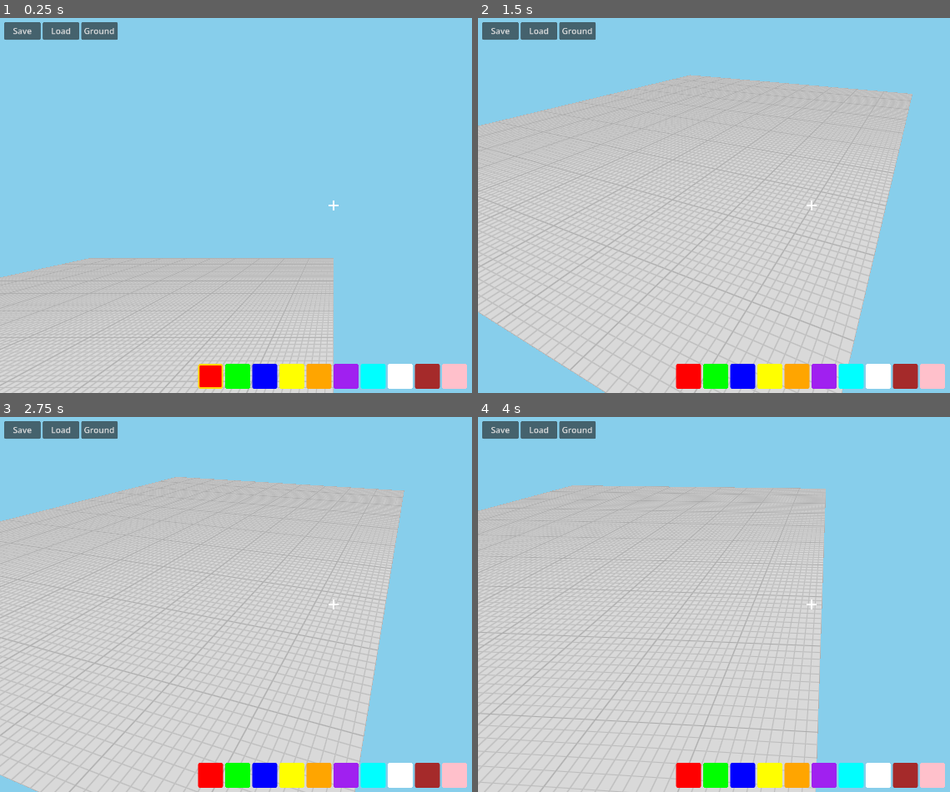
Above: before the commit, frames 1-4 (two rows, left to right).
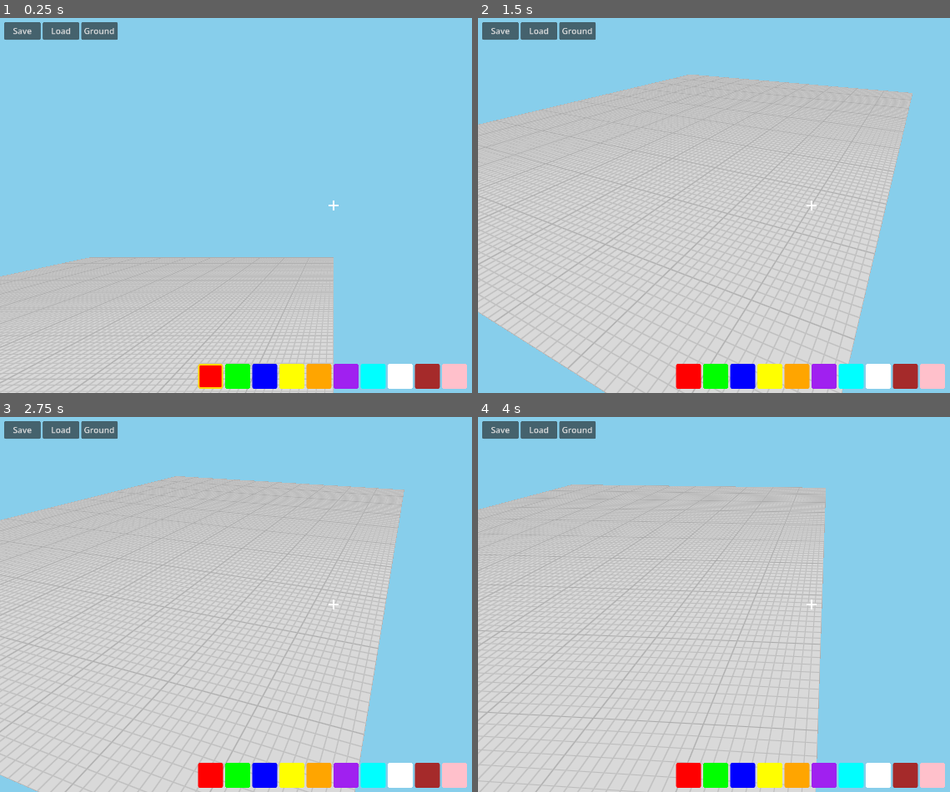
Above: after the commit, the same moments.

Repository: shbshc/building-game
Game: Godot game, scene res://scenes/main.tscn
Two runs of this game, one before a commit and one after it. Both use one fixed random seed, a clock stepped at 60 frames per second and the inputs below.
Inputs (mouse positions are in pixels of both pictures, inside the frame that each line leads up to):
- Up to frame 1 (0.25 s): no input
- Up to frame 2 (1.5 s): click (690, 378) at 0.5 s; click (714, 378) at 1.25 s
- Up to frame 3 (2.75 s): click (264, 777) at 2 s
- Up to frame 4 (4 s): click (770, 777) at 2.75 s; click (798, 777) at 3.5 s

The runs differ from the first frame. In frame 1, 2.3% of the frame differs, in the area x 0-71%, y 63-100%; in frame 2, 6.7%; in frame 3, 7.0%, in the area x 0-86%, y 15-100%; in frame 4, 6.5%.

Commit message:
fix: space just_pressed consumed by double-tap check, now shared with jump; jump_velocity=18

Diff:
--- a/scenes/main.tscn
+++ b/scenes/main.tscn
@@ -40,7 +40,7 @@
 shape = SubResource("player_shape")
 
 [node name="Camera3D" type="Camera3D" parent="CameraRig"]
-transform = Transform3D(1, 0, 0, 0, 1, 0, 0, 0, 1, 0, 1.1, 0)
+transform = Transform3D(1, 0, 0, 0, 1, 0, 0, 0, 1, 0, 0.8, 0)
 fov = 75.0
 fov = 75.0
 
--- a/scripts/camera_rig.gd
+++ b/scripts/camera_rig.gd
@@ -1,7 +1,7 @@
 extends CharacterBody3D
 
 @export var move_speed := 10.0
-@export var jump_velocity := 13.5
+@export var jump_velocity := 18.0
 @export var mouse_sensitivity := 0.002
 @export var min_pitch := -89.0
 @export var max_pitch := 89.0
@@ -32,7 +32,8 @@
 		_toggle_mouse()
 
 	if mouse_captured:
-		if Input.is_action_just_pressed("move_up"):
+		var space_just = Input.is_action_just_pressed("move_up")
+		if space_just:
 			var now = Time.get_ticks_msec() / 1000.0
 			if now - last_space_time < DOUBLE_TAP_TIME:
 				is_flying = !is_flying
@@ -75,7 +76,7 @@
 
 			if not is_on_floor():
 				velocity.y -= gravity * delta
-			if Input.is_action_just_pressed("move_up") and is_on_floor():
+			if space_just and is_on_floor():
 				velocity.y = jump_velocity
 
 	move_and_slide()
